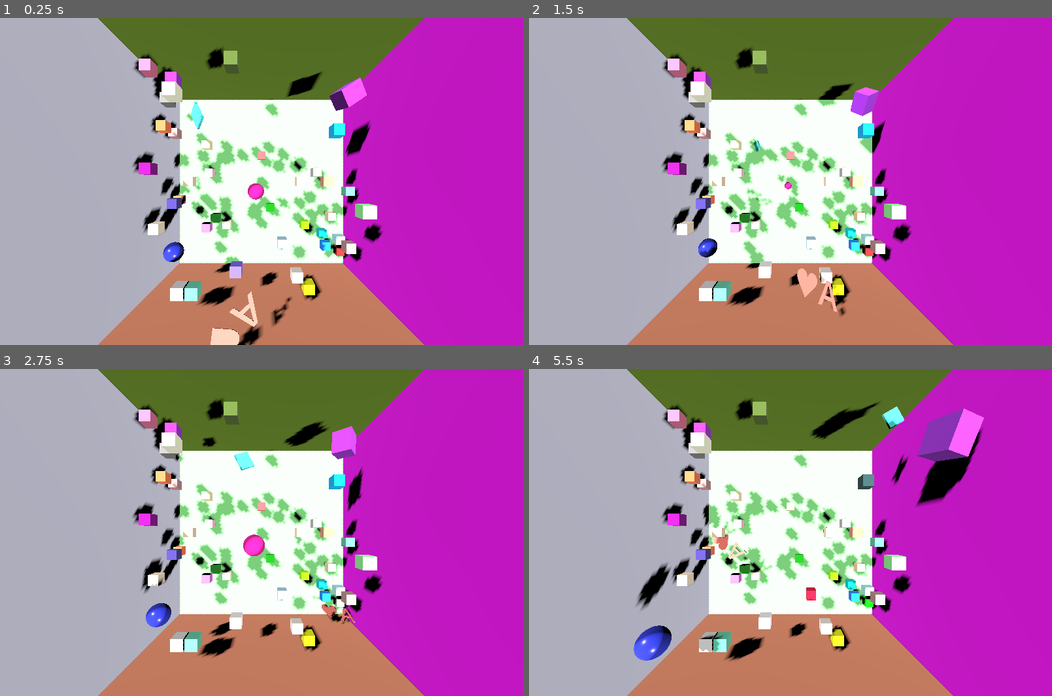
Above: before the commit, frames 1-4 (two rows, left to right).
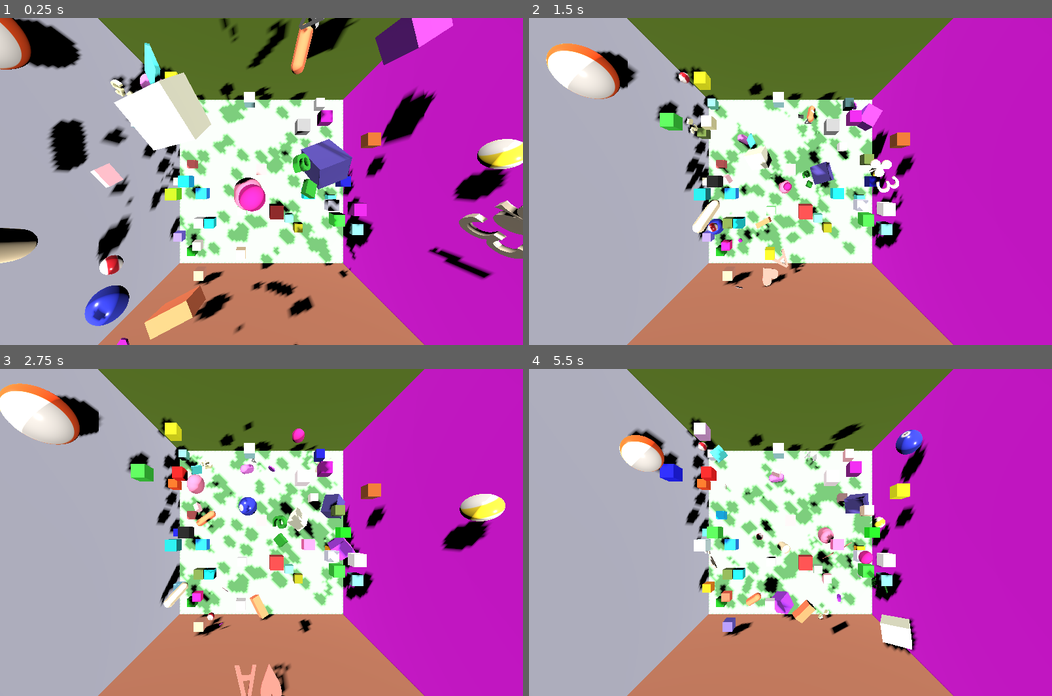
Above: after the commit, the same moments.

Repository: kasworld/gd4bounce
Game: Godot game, scene res://main.tscn
Same seed, same stepped clock (60 frames per second), same inputs: the game is played once before the commit and once after it.
Inputs (mouse positions are in pixels of both pictures, inside the frame that each line leads up to):
- Up to frame 1 (0.25 s): no input
- Up to frame 2 (1.5 s): tap Enter at 0.5 s; move the mouse to (905, 165) at 0.52 s; click (905, 165) at 0.67 s; move the mouse to (685, 197) at 1.27 s; click (685, 197) at 1.42 s
- Up to frame 3 (2.75 s): move the mouse to (313, 460) at 2.02 s; click (313, 460) at 2.17 s
- Up to frame 4 (5.5 s): move the mouse to (764, 597) at 2.77 s; click (764, 597) at 2.92 s; move the mouse to (947, 581) at 3.52 s; click (947, 581) at 3.67 s; move the mouse to (633, 483) at 4.27 s; click (633, 483) at 4.42 s; move the mouse to (816, 532) at 5.02 s; click (816, 532) at 5.17 s

The runs differ from the first frame. In frame 1, 32% of the frame differs, in the area x 0-100%, y 0-100%; in frame 2, 19%; in frame 3, 22%; in frame 4, 21%.

Commit message:
wall repulse del

Diff:
--- a/main.gd
+++ b/main.gd
@@ -2,7 +2,7 @@
 
 func _ready() -> void:
 	var deck = PlayingCard.make_deck_with_joker()
-	var n = 1
+	var n = 5
 	for i in n:
 		add_child(rand_pos_rot(
 			preload("res://ball.tscn").instantiate(
@@ -44,7 +44,7 @@
 				add_child(br)
 
 func rand_pos_rot(n :Node3D) -> Node3D:
-	n.position = Vector3(randf_range(-9,9),randf_range(-8,9),randf_range(-9,9))
+	n.position = Vector3(randf_range(-9,9),randf_range(0,9),randf_range(-9,9))
 	n.rotation = Vector3(randf_range(-PI,PI),randf_range(-PI,PI),randf_range(-PI,PI))
 	return n
 
--- a/main.tscn
+++ b/main.tscn
@@ -28,23 +28,19 @@
 
 [node name="WallBottom" parent="." instance=ExtResource("3_h2yge")]
 transform = Transform3D(1, 0, 0, 0, 1, 0, 0, 0, 1, 0, -10, 0)
-constant_linear_velocity = Vector3(0, 2, 0)
+constant_linear_velocity = Vector3(0, 1, 0)
 
 [node name="WallNorth" parent="." instance=ExtResource("3_h2yge")]
 transform = Transform3D(1, 0, 0, 0, -4.37114e-08, -1, 0, 1, -4.37114e-08, 0, 0, -10)
-constant_linear_velocity = Vector3(0, 0, 2)
 
 [node name="WallSouth" parent="." instance=ExtResource("3_h2yge")]
 transform = Transform3D(1, 0, 0, 0, -4.37114e-08, 1, 0, -1, -4.37114e-08, 0, 0, 10)
-constant_linear_velocity = Vector3(0, 0, -2)
 
 [node name="WallWest" parent="." instance=ExtResource("3_h2yge")]
 transform = Transform3D(-4.37114e-08, 1, 0, -1, -4.37114e-08, 0, 0, 0, 1, -10, 0, 0)
-constant_linear_velocity = Vector3(2, 0, 0)
 
 [node name="WallEast" parent="." instance=ExtResource("3_h2yge")]
 transform = Transform3D(-4.37114e-08, -1, 0, 1, -4.37114e-08, 0, 0, 0, 1, 10, 0, 0)
-constant_linear_velocity = Vector3(-2, 0, 0)
 
 [node name="WallTop" parent="." instance=ExtResource("3_h2yge")]
 transform = Transform3D(1, 0, 0, 0, -1, 8.74228e-08, 0, -8.74228e-08, -1, 0, 10, 0)
